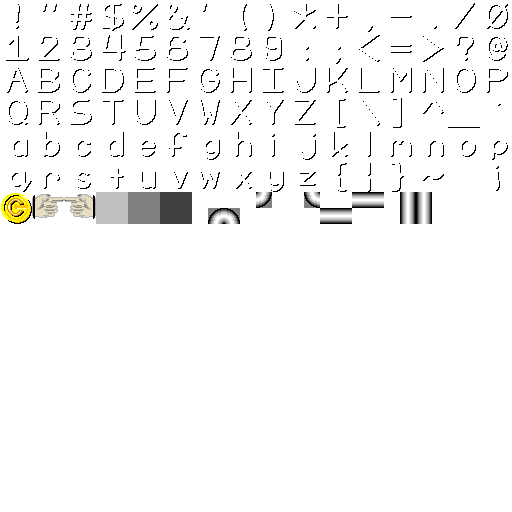
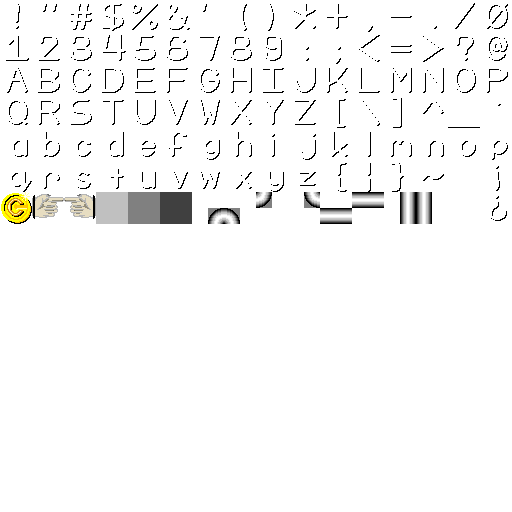
Layers edited between the first and the second 512 × 512 image:
painted on "Layer" over [491, 196, 507, 221]
